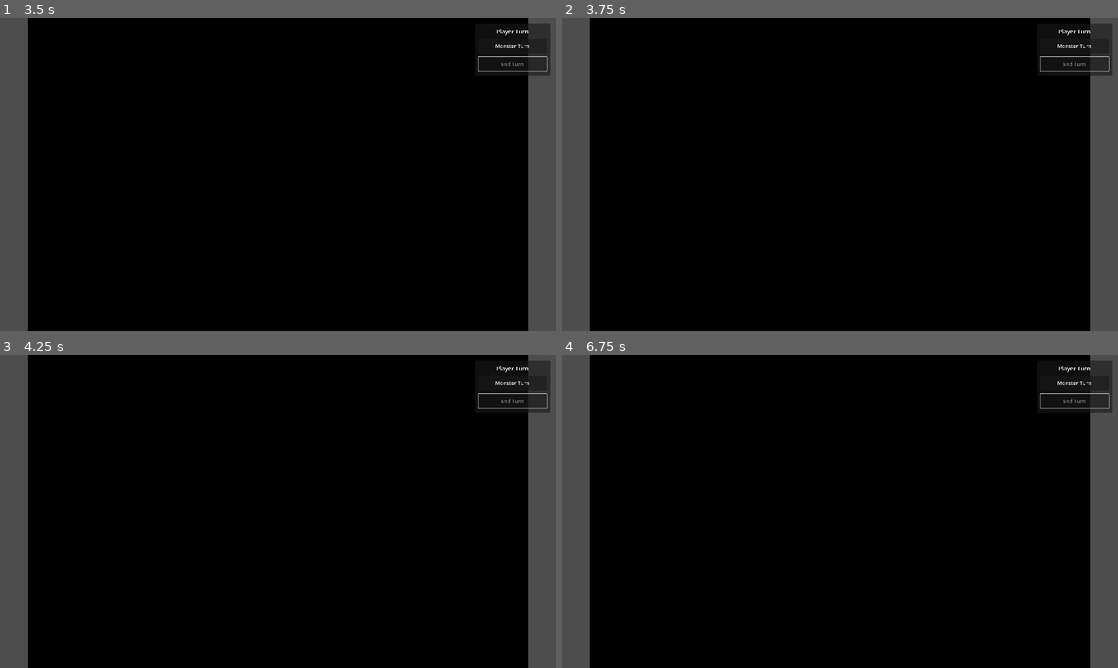
Above: before the commit, frames 1-4 (two rows, left to right).
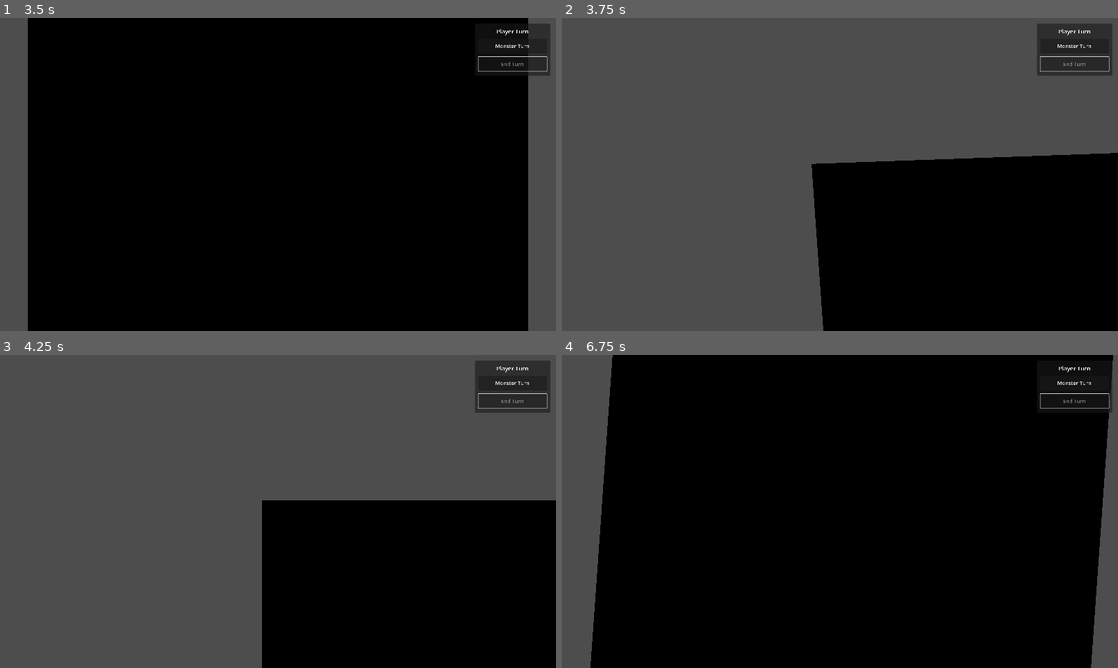
Above: after the commit, the same moments.

Repository: aartcmeijer-hash/silt-2
Game: Godot game, scene res://scenes/menus/main_menu.tscn
Same seed, same stepped clock (60 frames per second), same inputs: the game is played once before the commit and once after it.
Inputs:
- Up to frame 1 (3.5 s): click "Play" at 0.5 s; click "Low risk, low reward" at 1.25 s; click "Monster Turn" at 2 s; click "End Turn" at 2.75 s
- Up to frame 2 (3.75 s): tap Enter at 3.5 s; hold E (rotate_right) from 3.53 s (still down)
- Up to frame 3 (4.25 s): keep holding E (rotate_right)
- Up to frame 4 (6.75 s): tap Space at 4.25, 5.75 s; release E (rotate_right) at 4.28 s; hold Q (rotate_left) 4.28-5.03 s; tap Enter at 5, 6.5 s; hold E (rotate_right) 5.03-6.53 s; hold Q (rotate_left) from 6.53 s (still down)

Frame 1 is identical in both runs. In frame 2, 65% of the frame differs, in the area x 5-100%, y 0-100%; in frame 3, 66%; in frame 4, 3.9%.

Commit message:
feat: implement camera rotation with Q/E keys
Add orbital camera rotation with:
- 90° increments (4 cardinal directions)
- 0.25s smooth transitions with cubic easing
- Input blocking during rotation (prevents queuing)
- Rotation state tracking (current_angle, is_rotating)

Co-Authored-By: Claude Sonnet 4.5 <noreply@anthropic.com>

Diff:
--- a/scripts/game/tactical_game_screen.gd
+++ b/scripts/game/tactical_game_screen.gd
@@ -15,6 +15,11 @@
 var entities: Dictionary = {}
 var is_paused: bool = false
 
+# Camera rotation state
+var current_angle: float = 0.0
+var is_rotating: bool = false
+var rotation_tween: Tween = null
+
 
 func _ready() -> void:
 	turn_state = TurnState.new()
@@ -30,7 +35,17 @@
 
 
 func _input(event: InputEvent) -> void:
-	if event.is_action_pressed("ui_cancel"):
+	# Block all input during camera rotation
+	if is_rotating:
+		return
+
+	if event.is_action_pressed("rotate_left"):
+		rotate_camera(-90)
+		get_viewport().set_input_as_handled()
+	elif event.is_action_pressed("rotate_right"):
+		rotate_camera(90)
+		get_viewport().set_input_as_handled()
+	elif event.is_action_pressed("ui_cancel"):
 		toggle_pause()
 		get_viewport().set_input_as_handled()
 
@@ -62,6 +77,29 @@
 		# Position camera for isometric view
 		camera.position = Vector3(0, 300, 300)
 		camera.look_at(Vector3.ZERO, Vector3.UP)
+
+
+func rotate_camera(delta_angle: float) -> void:
+	is_rotating = true
+
+	var target_angle := fmod(current_angle + delta_angle + 360, 360)
+
+	# Kill existing tween if rotating again
+	if rotation_tween:
+		rotation_tween.kill()
+
+	rotation_tween = create_tween()
+	rotation_tween.set_ease(Tween.EASE_IN_OUT)
+	rotation_tween.set_trans(Tween.TRANS_CUBIC)
+	rotation_tween.tween_property(camera, "rotation_degrees:y", target_angle, 0.25)
+	rotation_tween.finished.connect(_on_rotation_complete)
+
+	current_angle = target_angle
+
+
+func _on_rotation_complete() -> void:
+	is_rotating = false
+	rotation_tween = null
 
 
 func _on_monster_turn_pressed() -> void:
